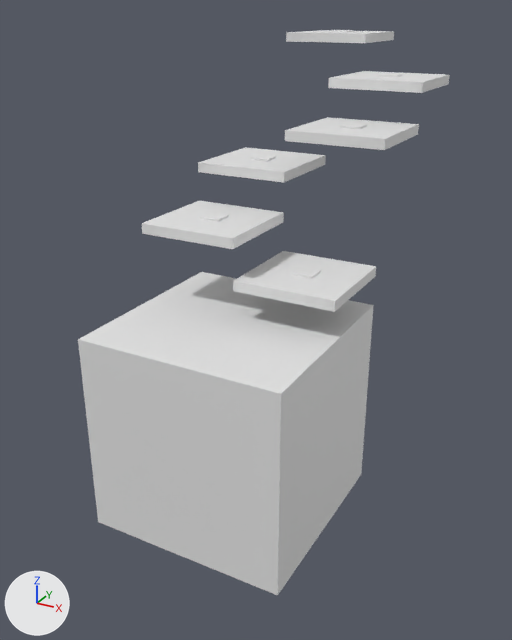
Before and after pictures for a commit that changed the glTF model public/levels/8.glb.
Camera for both pictures: a 50 mm camera at (15.5, -26.0, 13.3) aimed at (-1.4, 4.7, -2.0). The axes (+X, +Y, +Z) are drawn at lower left. The lights are the same throughout. Where no turn or scale is listed for an object, it has been applied to the vertices. Vertices at the same position are counted once.

The first picture shows 'fixed.008'.
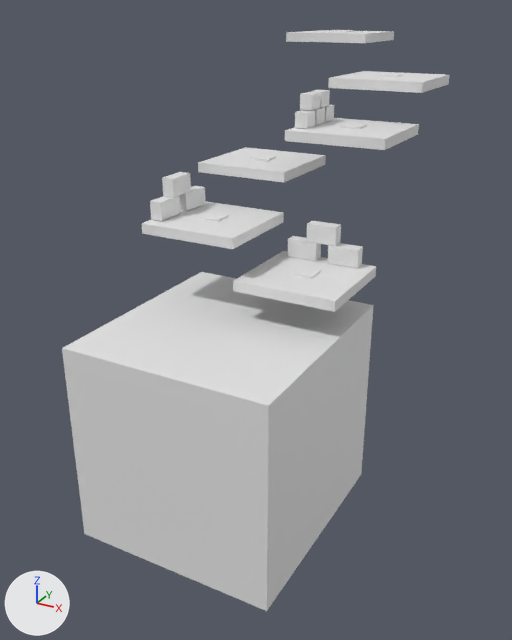
The change, as a diff of the scene's bpy script:
```diff
--- a/public/levels/8.glb.py
+++ b/public/levels/8.glb.py
@@ me_plane_029 @@
 me_plane_029.from_pydata(...)  # 56 vertices, 84 faces; spans x -5.0..5.0, y -5.0..20.0, z -10.0..12.0
+# me_plane_029 part 1
+for i in [0, 1, 4, 5]: me_plane_029.vertices[i].co += Vector((0.0, -1.0, 0.0))
@@ me_cube_046 @@
+me_cube_046.from_pydata([(-0.314, 0.482, -0.367), (-0.314, 0.482, 0.367), (0.309, 0.485, -0.367), (0.309, 0.485, 0.367), (-0.309, -0.485, -0.367), (-0.309, -0.485, 0.367), (0.314, -0.482, -0.367), (0.314, -0.482, 0.367)], [], [(0, 1, 3), (0, 3, 2), (2, 3, 7), (2, 7, 6), (6, 7, 5), (6, 5, 4), (4, 5, 1), (4, 1, 0), (2, 6, 4), (2, 4, 0), (7, 3, 1), (7, 1, 5)])
@@ me_cube_044 @@
+me_cube_044.from_pydata([(0.32, -0.75, -0.45), (0.32, -0.75, 0.45), (-0.3, -0.76, -0.45), (-0.3, -0.76, 0.45), (0.3, 0.76, -0.45), (0.3, 0.76, 0.45), (-0.32, 0.75, -0.45), (-0.32, 0.75, 0.45)], [], [(0, 1, 3), (0, 3, 2), (2, 3, 7), (2, 7, 6), (6, 7, 5), (6, 5, 4), (4, 5, 1), (4, 1, 0), (2, 6, 4), (2, 4, 0), (7, 3, 1), (7, 1, 5)])
@@ me_cube_043 @@
+me_cube_043.from_pydata([(0.22, -0.79, -0.45), (0.22, -0.79, 0.45), (-0.4, -0.71, -0.45), (-0.4, -0.71, 0.45), (0.4, 0.71, -0.45), (0.4, 0.71, 0.45), (-0.22, 0.79, -0.45), (-0.22, 0.79, 0.45)], [], [(0, 1, 3), (0, 3, 2), (2, 3, 7), (2, 7, 6), (6, 7, 5), (6, 5, 4), (4, 5, 1), (4, 1, 0), (2, 6, 4), (2, 4, 0), (7, 3, 1), (7, 1, 5)])
@@ me_cube_042 @@
+me_cube_042.from_pydata([(0.3, -0.76, -0.45), (0.3, -0.76, 0.45), (-0.33, -0.75, -0.45), (-0.33, -0.75, 0.45), (0.33, 0.75, -0.45), (0.33, 0.75, 0.45), (-0.3, 0.76, -0.45), (-0.3, 0.76, 0.45)], [], [(0, 1, 3), (0, 3, 2), (2, 3, 7), (2, 7, 6), (6, 7, 5), (6, 5, 4), (4, 5, 1), (4, 1, 0), (2, 6, 4), (2, 4, 0), (7, 3, 1), (7, 1, 5)])
@@ me_cube_012 @@
+me_cube_012.from_pydata([(-0.75, -0.32, -0.45), (-0.75, -0.32, 0.45), (-0.76, 0.31, -0.45), (-0.76, 0.31, 0.45), (0.76, -0.31, -0.45), (0.76, -0.31, 0.45), (0.75, 0.32, -0.45), (0.75, 0.32, 0.45)], [], [(0, 1, 3), (0, 3, 2), (2, 3, 7), (2, 7, 6), (6, 7, 5), (6, 5, 4), (4, 5, 1), (4, 1, 0), (2, 6, 4), (2, 4, 0), (7, 3, 1), (7, 1, 5)])
@@ ob_cube_045 @@
+ob_cube_045 = bpy.data.objects.new('Cube.045', me_cube_046)
+ob_cube_045.location = (0.41, 6.87, 9.18)
@@ ob_cube_044 @@
+ob_cube_044 = bpy.data.objects.new('Cube.044', me_cube_046.copy())
+ob_cube_044.location = (0.4, 8.07, 9.18)
@@ ob_cube_043 @@
+ob_cube_043 = bpy.data.objects.new('Cube.043', me_cube_044)
+ob_cube_043.location = (-4.59, 2.44, 5.41)
@@ ob_cube_042 @@
+ob_cube_042 = bpy.data.objects.new('Cube.042', me_cube_043)
+ob_cube_042.location = (-4.56, 3.6, 4.49)
@@ ob_cube_041 @@
+ob_cube_041 = bpy.data.objects.new('Cube.041', me_cube_042)
+ob_cube_041.location = (-4.62, 1.43, 4.49)
@@ ob_cube_040 @@
+ob_cube_040 = bpy.data.objects.new('Cube.040', me_cube_046.copy())
+ob_cube_040.location = (0.43, 6.31, 8.39)
@@ ob_cube_039 @@
+ob_cube_039 = bpy.data.objects.new('Cube.039', me_cube_046.copy())
+ob_cube_039.location = (0.4, 8.72, 8.39)
@@ ob_cube_038 @@
+ob_cube_038 = bpy.data.objects.new('Cube.038', me_cube_046.copy())
+ob_cube_038.location = (0.41, 7.52, 8.39)
@@ ob_cube_037 @@
+ob_cube_037 = bpy.data.objects.new('Cube.037', me_cube_012)
+ob_cube_037.location = (2.4, 4.55, 3.4)
@@ ob_cube_036 @@
+ob_cube_036 = bpy.data.objects.new('Cube.036', me_cube_012.copy())
+ob_cube_036.location = (3.56, 4.55, 2.48)
@@ ob_cube_035 @@
+ob_cube_035 = bpy.data.objects.new('Cube.035', me_cube_012.copy())
+ob_cube_035.location = (1.39, 4.55, 2.48)
```

Location of each change, [x1, y1, x2, y2] in pixels of the pictures (512 x 640 px; the box of a moved part takes in the faces that stretch with it):
'fixed.008', reshaped: before [78, 30, 450, 595]; after [62, 30, 450, 611]
'Cube.037', added: after [306, 220, 341, 246]
'Cube.036', added: after [328, 243, 363, 268]
'Cube.035', added: after [287, 236, 321, 261]
'Cube.041', added: after [150, 196, 180, 221]
'Cube.043', added: after [162, 172, 191, 198]
'Cube.042', added: after [179, 186, 206, 211]
'Cube.040', added: after [295, 110, 315, 129]
'Cube.045', added: after [300, 92, 320, 110]
'Cube.044', added: after [311, 90, 330, 108]
'Cube.038', added: after [314, 107, 325, 125]
'Cube.039', added: after [323, 105, 334, 122]
part 1 of me_plane_029, moved or reshaped: before [78, 337, 283, 595]; after [62, 337, 283, 611]
